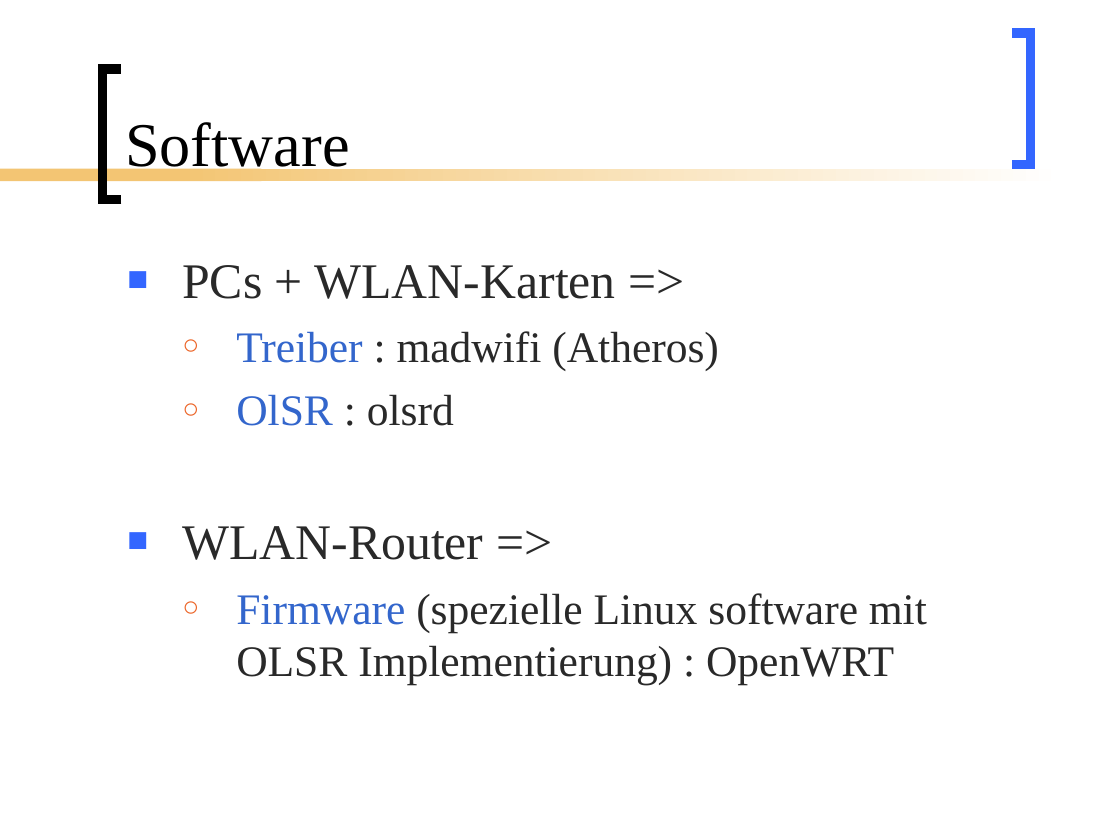
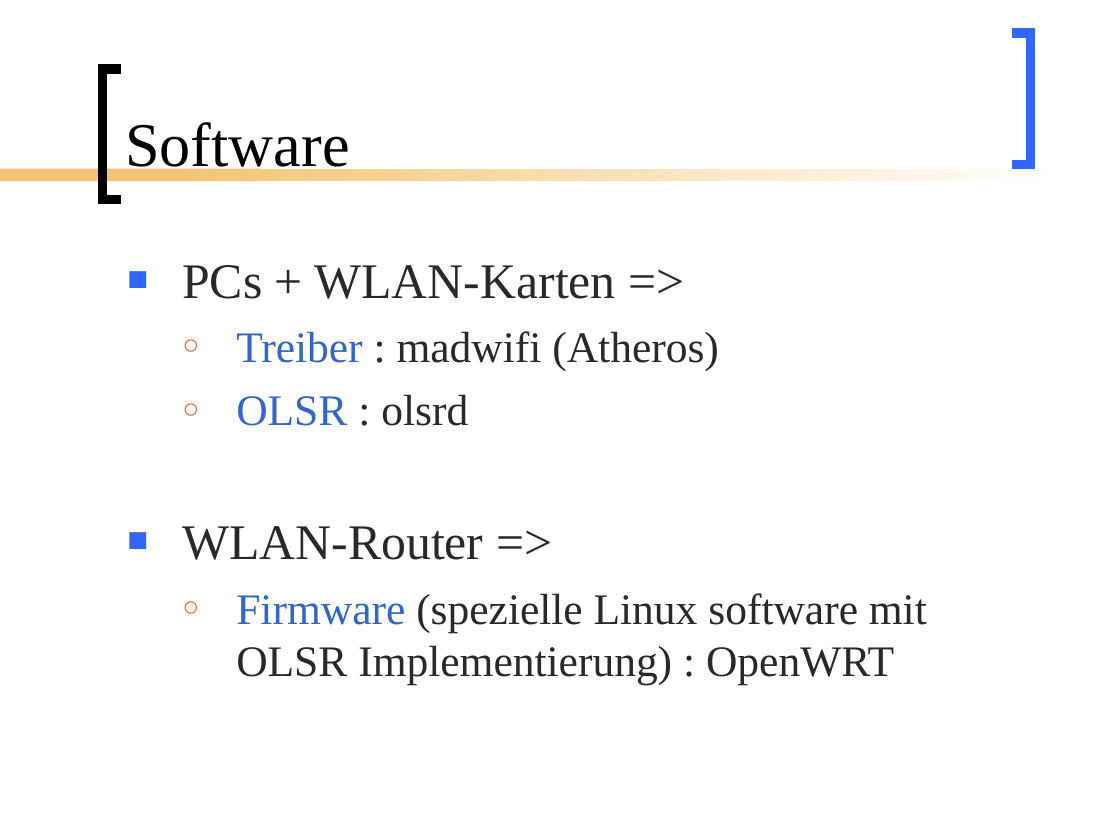
Before and after one commit to BackupTheBerlios/mesh2nexus-svn, a slide deck: slide 15 of documents/folien/MeshNew2.ppt (slide 14 before the commit). Drawn at 1120x840 pixels with LibreOffice and Linux fonts; fonts in the diff are those of the drawing. Boxes give left, top, right and bottom in pixels: in the first picture for what was removed or moved away, otherwise in the second. Text is boxed around its words. In the diff, an @@ line names an element or a change of style, - is before the commit and + after.

```diff
--- a/documents/folien/MeshNew2.ppt
+++ b/documents/folien/MeshNew2.ppt
@@ text at bbox=[236, 394, 468, 426]: text changed @@
-  ○ OlSR : olsrd
+  ○ OLSR : olsrd
```
Also in this commit, not shown: 3 other slides changed, 1 slide added.
